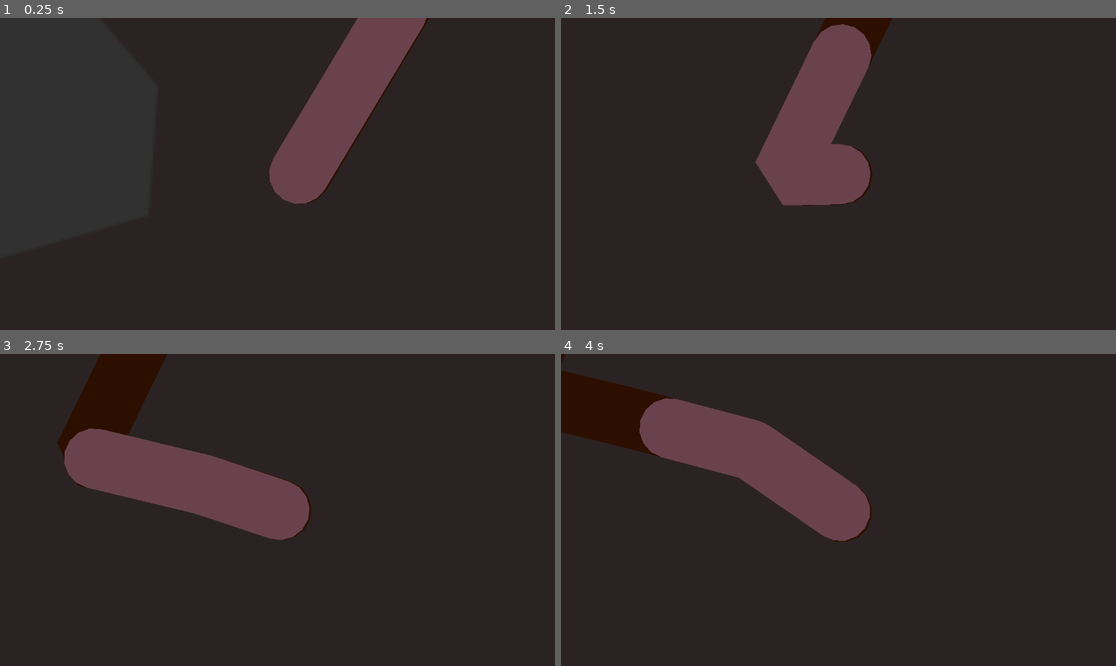
Above: before the commit, frames 1-4 (two rows, left to right).
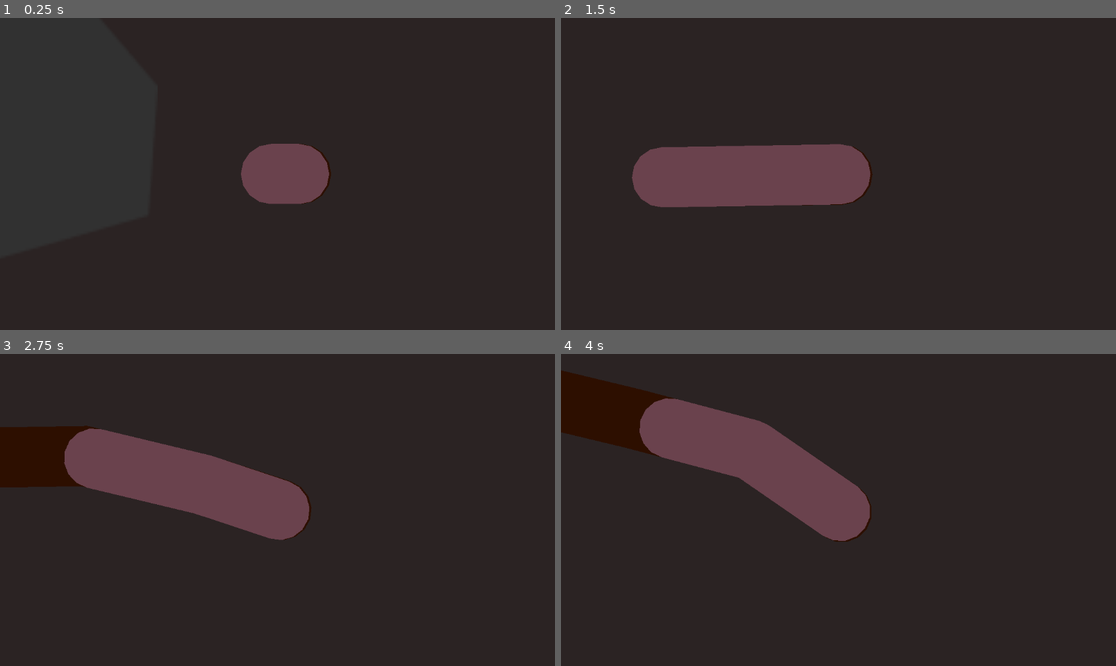
Above: after the commit, the same moments.

Repository: squirrelsoftcompany/LD56
Game: Godot game, scene res://Scenes/Main.tscn
Same seed, same stepped clock (60 frames per second), same inputs: the game is played once before the commit and once after it.
Inputs (mouse positions are in pixels of both pictures, inside the frame that each line leads up to):
- Up to frame 1 (0.25 s): no input
- Up to frame 2 (1.5 s): tap Enter (ui_accept) at 0.5, 0.77 s; move the mouse to (960, 158) at 0.52 s; hold D 0.53-1.28 s; hold F 0.53-1.28 s; click (960, 158) at 0.67 s; move the mouse to (727, 189) at 1.27 s; hold S from 1.28 s (still down); tap Space at 1.35 s
- Up to frame 3 (2.75 s): tap Enter (ui_accept) at 1.52 s; move the mouse to (333, 441) at 2.02 s; release S at 2.03 s; hold D from 2.03 s (still down); hold F from 2.03 s (still down)
- Up to frame 4 (4 s): move the mouse to (810, 572) at 2.77 s; release D at 2.78 s; release F at 2.78 s; hold W 2.78-3.53 s; tap Space at 2.85 s; click (810, 572) at 2.92 s; tap Enter (ui_accept) at 3.02, 3.77 s; move the mouse to (1005, 556) at 3.52 s; hold A from 3.53 s (still down); hold F from 3.53 s (still down)

The runs differ from the first frame. In frame 1, 6.6% of the frame differs, in the area x 43-78%, y 0-60%; in frame 2, 9.3%, in the area x 12-60%, y 0-61%; in frame 3, 5.1%; in frame 4, less than 0.1%.

Commit message:
[FIX] bug on worm's gallerie first position

Diff:
--- a/Scripts/gallery.gd
+++ b/Scripts/gallery.gd
@@ -12,8 +12,8 @@
 	gallery = $GalleryPath
 	last_pos = global_position
 	gallery._curve = Curve2D.new() # do not remove the underscore !!
-	gallery.curve.add_point(Vector2.ZERO)
-	gallery.curve.add_point(Vector2.ZERO)
+	gallery.curve.add_point(last_pos)
+	gallery.curve.add_point(last_pos)
 	gallery.cap_end_cap = 2
 	gallery.cap_begin_cap = 2
 	gallery.width = width*1.1
